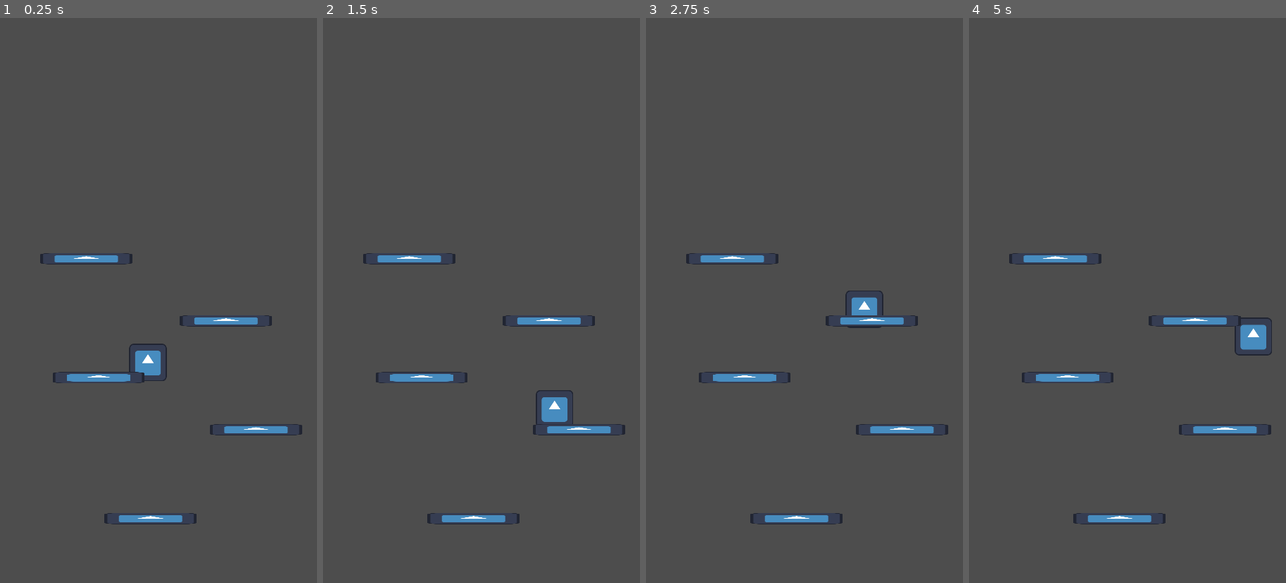
Above: before the commit, frames 1-4 (left to right).
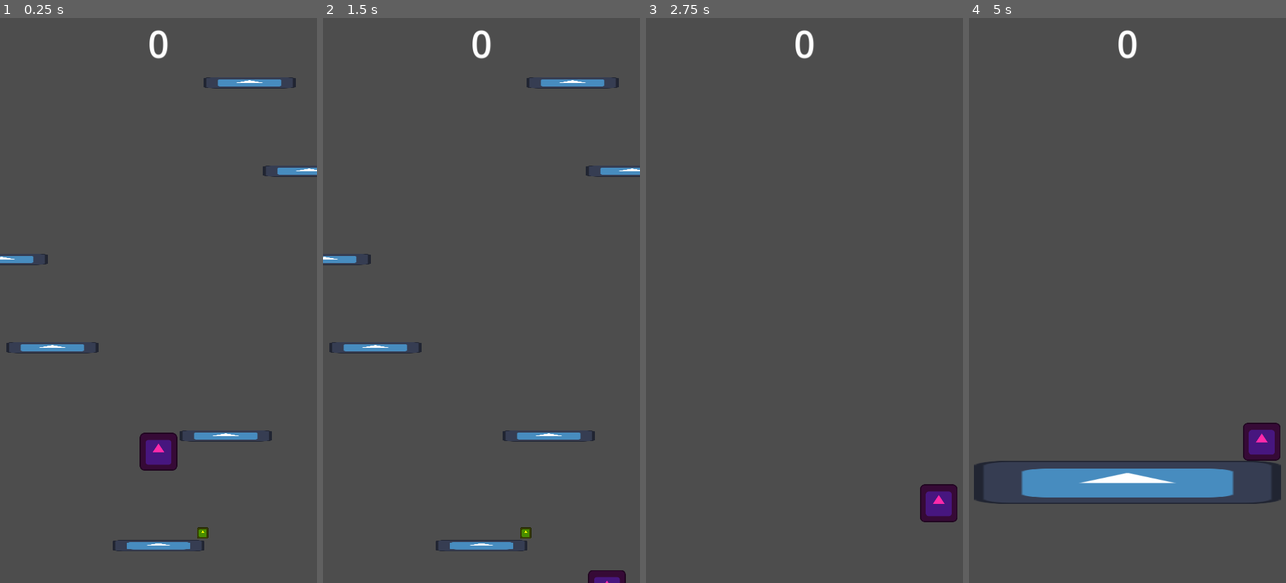
Above: after the commit, the same moments.

Repository: ahmed-alnour123/godot-doodle-jump
Game: Godot game, scene res://scenes/main_scene.tscn
Same seed, same stepped clock (60 frames per second), same inputs: the game is played once before the commit and once after it. The engine's default icon, where the game draws it, is replaced by a stand-in: a white triangle on a blue panel in a dark square.
Inputs:
- Up to frame 1 (0.25 s): no input
- Up to frame 2 (1.5 s): tap Enter (ui_accept) at 0.5, 0.6, 0.77, 1.07, 1.35 s; hold Right (ui_right) from 0.53 s (still down)
- Up to frame 3 (2.75 s): tap Enter (ui_accept) at 1.52, 1.82, 2.1 s; release Right (ui_right) at 2.03 s; hold Left (ui_left) from 2.03 s (still down)
- Up to frame 4 (5 s): release Left (ui_left) at 2.78 s; hold Right (ui_right) 2.78-4.28 s; tap Enter (ui_accept) at 2.85, 3.02, 3.32, 3.6, 3.77, 4.07, 4.35, 4.52, 4.82 s; hold Left (ui_left) from 4.28 s (still down)

The runs differ from the first frame. In frame 1, 4.7% of the frame differs, in the area x 0-100%, y 2-95%; in frame 2, 4.2%; in frame 3, 3.0%; in frame 4, 7.3%, in the area x 1-99%, y 2-90%.

Commit message:
finished game mechanics

Diff:
--- /dev/null
+++ b/scenes/collectables/spring.tscn
@@ -0,0 +1,16 @@
+[gd_scene load_steps=3 format=3 uid="uid://jaifk4eyje3v"]
+
+[ext_resource type="Texture2D" uid="uid://dbhduny7spq6t" path="res://icon.svg" id="1_crsai"]
+
+[sub_resource type="RectangleShape2D" id="RectangleShape2D_iomem"]
+size = Vector2(36, 36)
+
+[node name="Spring" type="Area2D"]
+modulate = Color(1, 1, 0, 1)
+
+[node name="Sprite2D" type="Sprite2D" parent="."]
+scale = Vector2(0.3, 0.3)
+texture = ExtResource("1_crsai")
+
+[node name="CollisionShape2D" type="CollisionShape2D" parent="."]
+shape = SubResource("RectangleShape2D_iomem")
--- a/scenes/main_scene.tscn
+++ b/scenes/main_scene.tscn
@@ -1,26 +1,71 @@
-[gd_scene load_steps=3 format=3 uid="uid://by8yr37dukijn"]
+[gd_scene load_steps=10 format=3 uid="uid://by8yr37dukijn"]
 
 [ext_resource type="PackedScene" uid="uid://pxewf21bvkj5" path="res://scenes/platform.tscn" id="1_0rvub"]
+[ext_resource type="Script" path="res://scripts/game_manager.gd" id="1_s6hcl"]
 [ext_resource type="PackedScene" uid="uid://vidjmv1dbp7n" path="res://scenes/player.tscn" id="2_0jfnv"]
+[ext_resource type="Script" path="res://scripts/platform_spawner.gd" id="2_2f145"]
+[ext_resource type="Script" path="res://scripts/camera_mover.gd" id="3_doiey"]
+[ext_resource type="Texture2D" uid="uid://dbhduny7spq6t" path="res://icon.svg" id="5_tyqsi"]
+
+[sub_resource type="WorldBoundaryShape2D" id="WorldBoundaryShape2D_oshrf"]
+
+[sub_resource type="LabelSettings" id="LabelSettings_d0mal"]
+font_size = 126
+
+[sub_resource type="RectangleShape2D" id="RectangleShape2D_u38k2"]
+size = Vector2(1108, 150)
 
 [node name="MainScene" type="Node2D"]
+script = ExtResource("1_s6hcl")
+metadata/_edit_vertical_guides_ = [0.0, 1080.0, 540.0]
+metadata/_edit_horizontal_guides_ = [0.0, 1920.0, 960.0]
 
-[node name="Player" parent="." instance=ExtResource("2_0jfnv")]
-position = Vector2(504, 1138)
+[node name="Player" parent="." groups=["player"] instance=ExtResource("2_0jfnv")]
+position = Vector2(540, 1474)
+SPEED = 450.0
+JUMP_VELOCITY = 1500.0
+
+[node name="PlatformsMarker" type="Marker2D" parent="Player"]
+position = Vector2(0, -675)
 
 [node name="PlatformSpawner" type="Node2D" parent="."]
+script = ExtResource("2_2f145")
+platform_scene = ExtResource("1_0rvub")
 
 [node name="Platform" parent="PlatformSpawner" instance=ExtResource("1_0rvub")]
-position = Vector2(513, 1701)
+position = Vector2(540, 1793)
 
-[node name="Platform2" parent="PlatformSpawner" instance=ExtResource("1_0rvub")]
-position = Vector2(872, 1399)
+[node name="Camera" type="Camera2D" parent="."]
+anchor_mode = 0
+position_smoothing_enabled = true
+position_smoothing_speed = 10.0
+script = ExtResource("3_doiey")
 
-[node name="Platform3" parent="PlatformSpawner" instance=ExtResource("1_0rvub")]
-position = Vector2(336, 1222)
+[node name="PlatformDestroyer" type="Area2D" parent="Camera"]
+position = Vector2(540, 2040)
 
-[node name="Platform4" parent="PlatformSpawner" instance=ExtResource("1_0rvub")]
-position = Vector2(770, 1029)
+[node name="CollisionShape2D" type="CollisionShape2D" parent="Camera/PlatformDestroyer"]
+shape = SubResource("WorldBoundaryShape2D_oshrf")
 
-[node name="Platform5" parent="PlatformSpawner" instance=ExtResource("1_0rvub")]
-position = Vector2(294, 818)
+[node name="CanvasLayer" type="CanvasLayer" parent="."]
+
+[node name="ScoreLabel" type="Label" parent="CanvasLayer"]
+anchors_preset = 10
+anchor_right = 1.0
+offset_bottom = 23.0
+grow_horizontal = 2
+text = "0"
+label_settings = SubResource("LabelSettings_d0mal")
+horizontal_alignment = 1
+
+[node name="LosingGround" type="StaticBody2D" parent="."]
+position = Vector2(540, 2500)
+
+[node name="Sprite2D" type="Sprite2D" parent="LosingGround"]
+scale = Vector2(8.17188, 1.15625)
+texture = ExtResource("5_tyqsi")
+
+[node name="CollisionShape2D" type="CollisionShape2D" parent="LosingGround"]
+shape = SubResource("RectangleShape2D_u38k2")
+
+[node name="AudioPlayer" type="AudioStreamPlayer2D" parent="."]
--- a/scenes/platform.tscn
+++ b/scenes/platform.tscn
@@ -1,9 +1,16 @@
-[gd_scene load_steps=3 format=3 uid="uid://pxewf21bvkj5"]
+[gd_scene load_steps=5 format=3 uid="uid://pxewf21bvkj5"]
 
 [ext_resource type="Texture2D" uid="uid://dbhduny7spq6t" path="res://icon.svg" id="1_rkc3p"]
+[ext_resource type="PackedScene" uid="uid://jaifk4eyje3v" path="res://scenes/collectables/spring.tscn" id="2_qre0q"]
 
 [sub_resource type="RectangleShape2D" id="RectangleShape2D_3mbr6"]
 size = Vector2(320, 46)
+
+[sub_resource type="Curve2D" id="Curve2D_m0qkq"]
+_data = {
+"points": PackedVector2Array(0, 0, 0, 0, -152, -36, 0, 0, 0, 0, 154, -36)
+}
+point_count = 2
 
 [node name="Platform" type="StaticBody2D" groups=["platform"]]
 
@@ -14,3 +21,17 @@
 [node name="CollisionShape2D" type="CollisionShape2D" parent="."]
 shape = SubResource("RectangleShape2D_3mbr6")
 one_way_collision = true
+
+[node name="VisibilityNotifier" type="VisibleOnScreenNotifier2D" parent="."]
+scale = Vector2(15.1, 2)
+
+[node name="Path2D" type="Path2D" parent="."]
+curve = SubResource("Curve2D_m0qkq")
+
+[node name="PathFollow2D" type="PathFollow2D" parent="Path2D"]
+position = Vector2(154, -36)
+progress = 306.0
+loop = false
+
+[node name="Spring" parent="Path2D/PathFollow2D" instance=ExtResource("2_qre0q")]
+position = Vector2(-3, -7)
--- a/scenes/player.tscn
+++ b/scenes/player.tscn
@@ -11,7 +11,13 @@
 script = ExtResource("1_oljum")
 
 [node name="Sprite2D" type="Sprite2D" parent="."]
+modulate = Color(1, 0.160376, 0.663385, 1)
 texture = ExtResource("1_1ghof")
 
 [node name="CollisionShape2D" type="CollisionShape2D" parent="."]
 shape = SubResource("CapsuleShape2D_ol4oo")
+
+[node name="VisibilityNotifier" type="VisibleOnScreenNotifier2D" parent="."]
+scale = Vector2(5.3, 5.3)
+
+[connection signal="screen_exited" from="VisibilityNotifier" to="." method="_on_visibility_notifier_screen_exited"]
--- /dev/null
+++ b/scripts/camera_mover.gd
@@ -0,0 +1,18 @@
+extends Camera2D
+
+## 0 means top of screen, 1 means bottom of screen
+@export_range(0.0, 1.0) var player_screen_pos = 0.75
+@onready var player = get_tree().get_first_node_in_group("player")
+@onready var losing_ground_offset = $"../LosingGround".position.y - position.y
+var screen_height = ProjectSettings.get_setting("display/window/size/viewport_height", 0)
+
+var target_y = 0:
+	set(new_y):
+		if new_y < target_y or player.dead:
+			target_y = new_y
+
+func _process(_delta: float) -> void:
+	target_y = player.position.y - screen_height * player_screen_pos
+	position.y = target_y
+	if not player.dead:
+		$"../LosingGround".position.y = position.y + losing_ground_offset * 2
--- /dev/null
+++ b/scripts/game_manager.gd
@@ -0,0 +1,96 @@
+class_name GameManager extends Node2D
+
+const SCORE_FILE = "user://score_file.save"
+
+var score = 0
+var high_score = 0
+@onready
+var player: Player = get_tree().get_first_node_in_group("player")
+@onready
+var spawner = $PlatformSpawner
+var game_started = false
+
+func _ready() -> void:
+#	$MainMenu/MainMenu/Play.pressed.connect(start_game)
+#	$LosePanel/LosePanel/Play.pressed.connect(restart_game)
+	player.died.connect(end_game)
+	player.set_physics_process(false)
+#	setup_about_dev_panel()
+#	connect_button_sounds()
+
+	high_score = load_score()
+#	$LosePanel/LosePanel/Panel/VBoxContainer/BestScore.text = str(high_score)
+
+func add_score():
+	score += 1
+	$CanvasLayer/ScoreLabel.text = str(score)
+#	$Player/PipeAudioPlayer.play()
+
+
+func _process(_delta) -> void:
+	if Input.is_action_just_pressed("ui_accept"):
+		start_game()
+	if not game_started: return
+#	$HUD/Label.text = str(score)
+
+func start_game():
+	game_started = true
+#	$MainMenu.hide()
+	player.set_physics_process(true)
+
+func restart_game():
+	await get_tree().create_timer(0.1).timeout # to hear click sound
+	get_tree().reload_current_scene()
+
+func end_game():
+	if score > high_score:
+		save_score(score)
+#		$LosePanel/LosePanel/Panel/VBoxContainer/BestScore.text = str(score)
+#	$LosePanel.show()
+
+
+func load_score() -> int:
+	print("loading high score...")
+	var score = 0
+	if FileAccess.file_exists(SCORE_FILE):
+		var line = FileAccess.open(SCORE_FILE, FileAccess.READ).get_line()
+		score = int(line)
+	print("hight score is ", score)
+	return score
+
+func save_score(score: int):
+	print("saving high score...")
+	var save_file = FileAccess.open(SCORE_FILE, FileAccess.WRITE)
+	save_file.store_line(str(score))
+	print("high score saved!!")
+
+func setup_about_dev_panel():
+	$MainMenu/MainMenu/About.pressed.connect(func(): $MainMenu/AboutDev.show())
+	$MainMenu/AboutDev/Background/Panel/Exit.pressed.connect(func():$MainMenu/AboutDev.hide())
+	$MainMenu/AboutDev/Background/Panel/Margin/Column/SocialMediaRow/Github/MarginContainer/TextureButton.pressed.connect(
+		func(): OS.shell_open("https://github.com/ahmed-alnour123")
+	)
+	$MainMenu/AboutDev/Background/Panel/Margin/Column/SocialMediaRow/Twitter/MarginContainer/TextureButton.pressed.connect(
+		func(): OS.shell_open("https://twitter.com/ahmedalnour123")
+	)
+	$MainMenu/AboutDev/Background/Panel/Margin/Column/SocialMediaRow/LinkedIn/MarginContainer/TextureButton.pressed.connect(
+		func(): OS.shell_open("https://linkedin.com/in/ahmedalnour123")
+	)
+	$MainMenu/AboutDev/Background/Panel/Margin/Column/SocialMediaRow/Discord/MarginContainer/TextureButton.pressed.connect(
+		func(): OS.shell_open("mailto:ahmed2699@gmail.com")
+	)
+
+func goto_link(url: String):
+	if OS.get_name() == "HTML5":
+		JavaScriptBridge.eval("window.location.href='%s'" % url)
+	else:
+		OS.shell_open(url)
+
+func _play_click_sound():
+	$AudioPlayer.play()
+
+func connect_button_sounds():
+	$MainMenu/AboutDev/Background/Panel/Exit.pressed.connect(_play_click_sound)
+	$MainMenu/MainMenu/About.pressed.connect(_play_click_sound)
+	$MainMenu/MainMenu/Play.pressed.connect(_play_click_sound)
+	$LosePanel/LosePanel/Play.pressed.connect(_play_click_sound)
--- /dev/null
+++ b/scripts/platform_spawner.gd
@@ -0,0 +1,52 @@
+extends Node2D
+
+@export var platform_scene: PackedScene
+@export var max_platform_count = 500
+@export var platform_spacing = 300.0
+
+@onready var camera: Camera2D = $"../Camera"
+@onready var game_manager: GameManager = $".."
+var last_y = ProjectSettings.get_setting("display/window/size/viewport_height", 1920) - 500
+
+func _ready() -> void:
+	$"../Camera/PlatformDestroyer".body_entered.connect(destroy_platform)
+	for i in range(max_platform_count):
+		spawn_platform()
+
+func spawn_platform():
+	goto_next_position()
+
+	var screen_width = ProjectSettings.get_setting("display/window/size/viewport_width", 1080)
+	var platform = platform_scene.instantiate() as StaticBody2D
+	var spring_path = platform.get_node("Path2D/PathFollow2D") as PathFollow2D
+
+	platform.global_position = $"../Player/PlatformsMarker".global_position
+	platform.position.x = randf_range(0, screen_width)
+
+	# i tried setting spring_path.progress_ration but it didn't work, may godot bug?
+	spring_path.progress = randf_range(0, 306)
+	if randf() > 0.9:
+		spring_path.get_child(0).body_entered.connect(spring_body_entered)
+	else:
+		spring_path.get_parent().queue_free()
+
+	call_deferred("add_child", platform)
+
+func goto_next_position():
+	$"../Player/PlatformsMarker".global_position.y = last_y
+	last_y -= platform_spacing
+
+func destroy_platform(body):
+	if body.is_in_group("player"):
+		body.die()
+
+	if body.is_in_group("platform"):
+		spawn_platform()
+		body.queue_free()
+		game_manager.add_score()
+
+func spring_body_entered(body):
+	if not body.is_in_group("player"): return
+	if body.velocity.y < 0: return
+
+	body.jump(body.JUMP_VELOCITY * 1.2)
--- a/scripts/player.gd
+++ b/scripts/player.gd
@@ -1,23 +1,22 @@
-extends CharacterBody2D
+class_name Player extends CharacterBody2D
+
+signal died
+
+@export var SPEED = 300.0
+@export var JUMP_VELOCITY = 800.0
 
 
-const SPEED = 300.0
-const JUMP_VELOCITY = -800.0
-
-# Get the gravity from the project settings to be synced with RigidBody nodes.
 var gravity: int = ProjectSettings.get_setting("physics/2d/default_gravity")
+var screen_width: int = ProjectSettings.get_setting("display/window/size/viewport_width", 1080)
+var dead = false
 
 func _physics_process(delta: float) -> void:
-	# Add the gravity.
 	if not is_on_floor():
 		velocity.y += gravity * delta
 
-	# Handle Jump.
 	if Input.is_action_just_pressed("ui_accept") and is_on_floor():
 		jump()
 
-	# Get the input direction and handle the movement/deceleration.
-	# As good practice, you should replace UI actions with custom gameplay actions.
 	var direction := Input.get_axis("ui_left", "ui_right")
 	if direction:
 		velocity.x = direction * SPEED
@@ -32,5 +31,19 @@
 	if not collider.is_in_group("platform"): return
 	jump()
 
-func jump():
-	velocity.y = JUMP_VELOCITY
+func jump(jump_velocity = JUMP_VELOCITY):
+	velocity.y = -jump_velocity
+
+func _on_visibility_notifier_screen_exited() -> void:
+	if position.x <= 0:
+		position.x = screen_width
+	elif position.x >= screen_width:
+		position.x = 0
+
+func die():
+	if dead: return
+	dead = true
+	SPEED = 0
+	JUMP_VELOCITY = 0
+	await get_tree().create_timer(3).timeout
+	died.emit()
Not shown, changed: .gitignore
